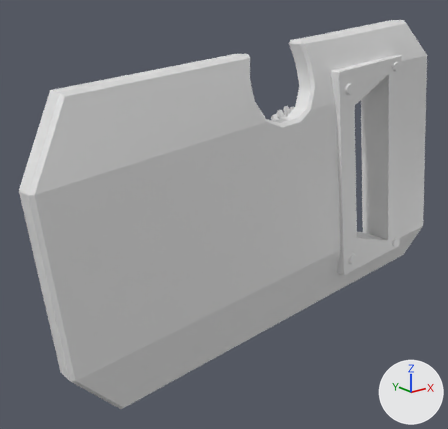
A saved change to the FBX model EnforcerMod_Unity/EnforcerVR/Assets/Enforcer/Enfucker_VR_LeftHand.fbx.
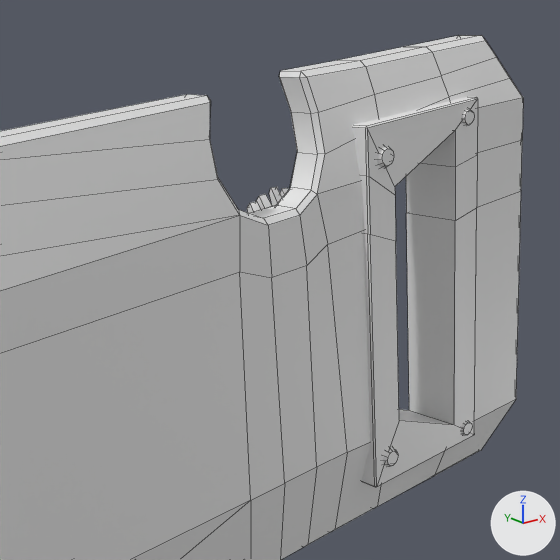
There are two pictures of each version: one whole from a 50 mm camera at (-2.12, -2.15, 0.7) aimed at (-0.34, 0.06, -0.19), one close up on the part from 29% to 100% of the width and 0% to 74% of the height. Lighting does not change. The marker at lower right points along +X, +Y and +Z. The close-ups show mesh edges as thin lines.

Objects in the first close-up: 'meshEnforcerShieldVR'.
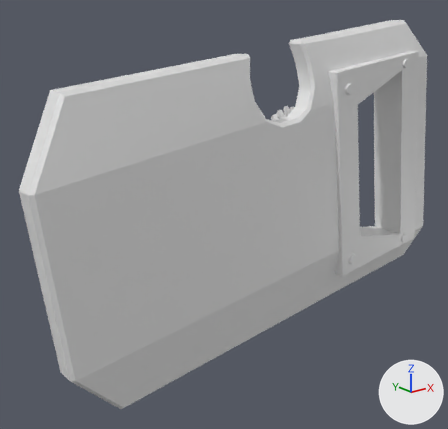
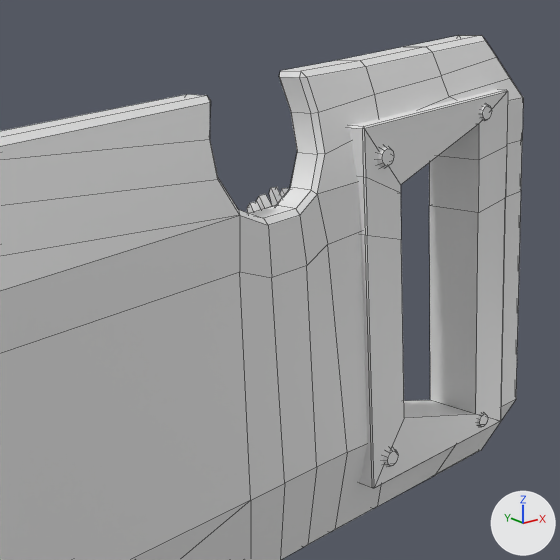
What differs and where, as boxes [x1, y1, x2, y2] in the close-ups (560 x 560 px; the box of a moved part takes in the faces that stretch with it):
part 1 of me_meshenforcershield_002, moved or reshaped: before [352, 97, 478, 487]; after [349, 89, 508, 488]
part 2 of me_meshenforcershield_002, moved or reshaped: before [461, 421, 472, 435]; after [477, 412, 488, 427]
part 3 of me_meshenforcershield_002, moved or reshaped: before [462, 109, 474, 126]; after [480, 104, 492, 121]
part 4 of me_meshenforcershield_002, moved or reshaped: [378, 78, 523, 506] in both

Patch to the scene script:
```diff
--- a/EnforcerMod_Unity/EnforcerVR/Assets/Enforcer/Enfucker_VR_LeftHand.fbx.py
+++ b/EnforcerMod_Unity/EnforcerVR/Assets/Enforcer/Enfucker_VR_LeftHand.fbx.py
@@ me_meshenforcershield_002 @@
 me_meshenforcershield_002.from_pydata(...)  # 517 vertices, 482 faces; spans x -1.37..0.96, y -0.22..0.19, z -0.88..0.7
 # used by ob_meshenforcershieldvr; location = (0.0, 0.0, 0.0)
 # before: 62 (0.51, -0.06, 0.49), 63 (0.63, -0.07, -0.49), 66 (0.63, -0.18, -0.49), 67 (0.51, -0.18, 0.49), 454 (0.55, -0.07, 0.2)
 # before: 455 (0.55, -0.18, 0.2), 460 (0.53, -0.06, 0.36), 463 (0.53, -0.18, 0.36)
+# me_meshenforcershield_002 part 1: the loose piece of 56 vertices spanning x 0.12..0.71, y -0.2..-0.03, z -0.57..0.53 is multiplied about its middle by the matrix ((1.319, -0.001, 0.039), (-0.001, 1.0, 0.0), (0.039, 0.0, 1.005)), then moved by (0.06, 0.0, 0.01)
+# me_meshenforcershield_002 part 2: the loose piece of 24 vertices spanning x 0.63..0.69, y -0.21..-0.19, z -0.51..-0.45 is moved by (0.08, 0.0, 0.01)
+# me_meshenforcershield_002 part 3: the loose piece of 24 vertices spanning x 0.51..0.57, y -0.21..-0.19, z 0.45..0.51 is moved by (0.08, 0.0, 0.01)
+# me_meshenforcershield_002 part 4
+for i in [62, 63, 66, 67, 454, 455, 460, 463]: me_meshenforcershield_002.vertices[i].co += Vector((0.09, 0.0, 0.01))
 me_meshenforcershield_002.materials.append(mat_matenfuckershield)
```
